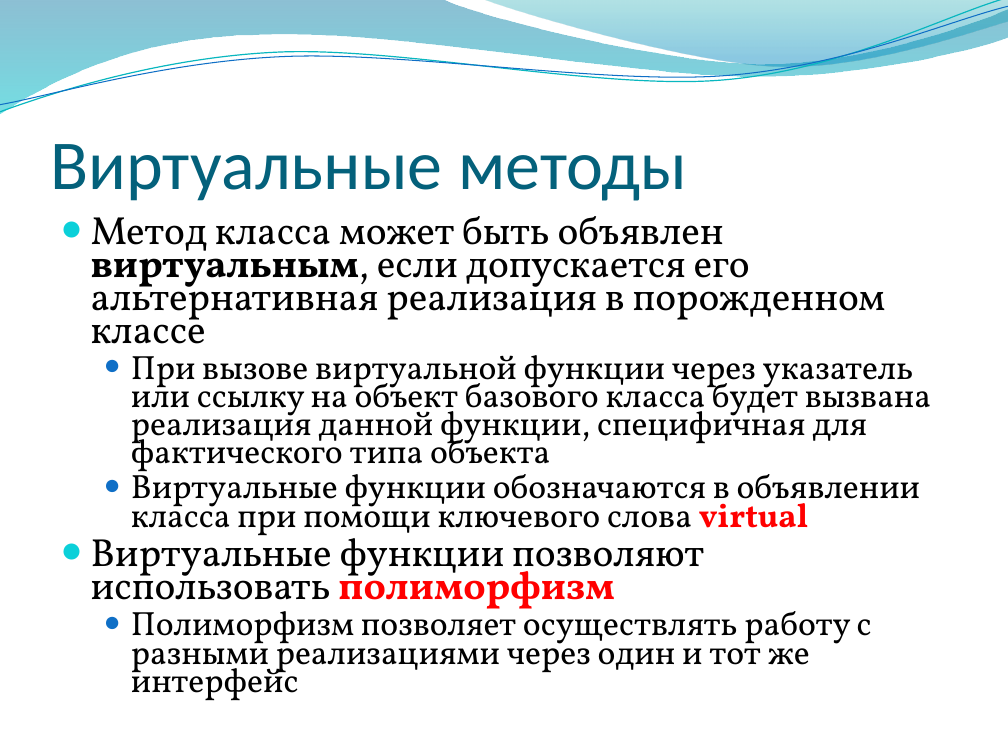
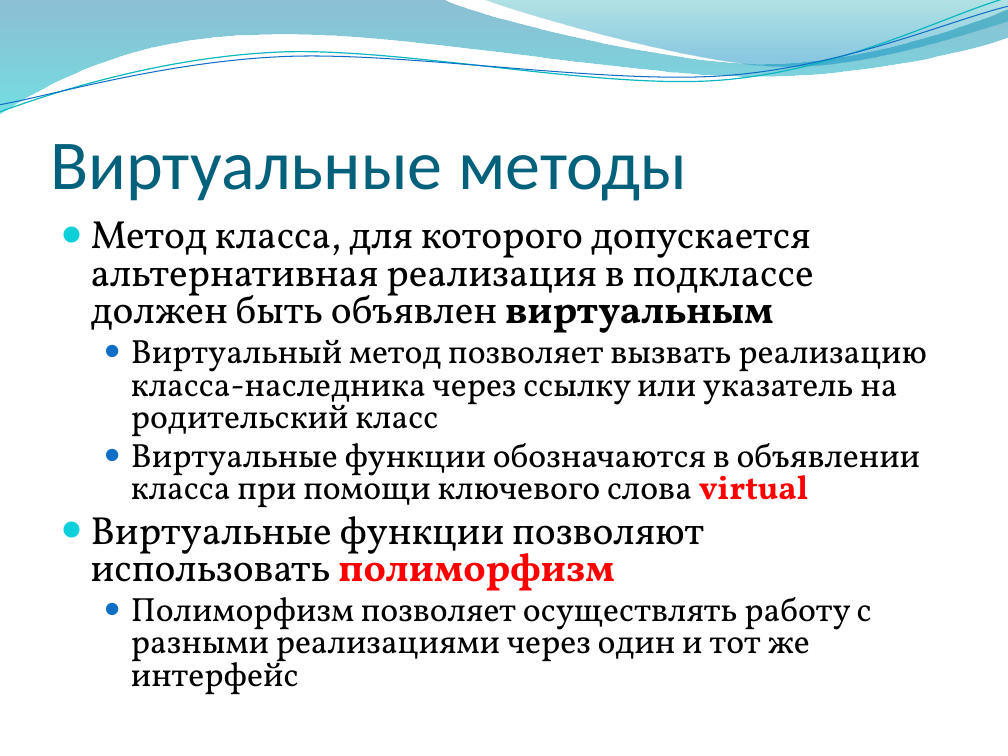
Before and after one commit to alexey-malov/oop, a slide deck: slide 43 of lectures/03/Композиция, наследование и полиморфизм.pptx. Drawn at 1008x756 pixels with LibreOffice and Linux fonts; fonts in the diff are those of the drawing; background and template pictures are left out. Boxes give left, top, right and bottom in pixels: in the first picture for what was removed or moved away, otherwise in the second. Text is boxed around its words. In the diff, an @@ line names an element or a change of style, - is before the commit and + after.

```diff
--- a/lectures/03/Композиция, наследование и полиморфизм.pptx
+++ b/lectures/03/Композиция, наследование и полиморфизм.pptx
@@ text at (x1=91, y1=221, x2=927, y2=444): text changed @@
-● Метод класса может быть объявлен виртуальным, если допускается его альтернативная реализация в порожденном классе
-  ● При вызове виртуальной функции через указатель или ссылку на объект базового класса будет вызвана реализация данной функции, специфичная для фактического типа объекта
+● Метод класса, для которого допускается альтернативная реализация в подклассе должен быть объявлен виртуальным
+  ● Виртуальный метод позволяет вызвать реализацию класса-наследника через ссылку или указатель на родительский класс
@@ text at (x1=91, y1=435, x2=921, y2=695): line spacing 0.7 to 0.8 @@
```
Also in this commit, not shown: 7 other slides changed.
